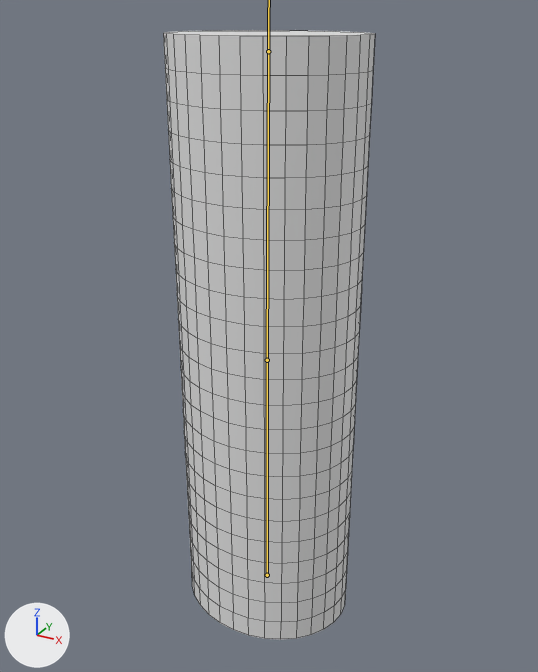
What one commit did to the FBX model OpenGL/res/object/cylinder/anim_cylinder2.fbx.
Before and after are seen from a 50 mm camera at (3.56, -6.45, 3.45) aimed at (-0.02, 0.06, 0.19). The lights are fixed; the arrows at lower left show +X, +Y and +Z. The bones that bend it are drawn over the model as lines. Mesh edges are drawn as thin lines.
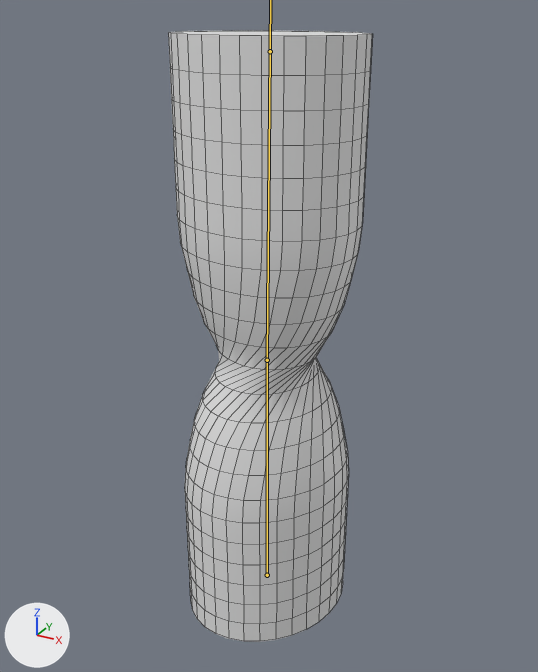
The newer file adds an action. The first version stands in its rest pose; the second is drawn at frame 46 of the action 'Armature|Armature|Armature|ArmatureAction|Armature|ArmatureAction'.

The change in detail:
Bone 'LowArm' (bone_lowarm) turns from (0, 0, 0) to (0, -118, 0) degrees about its own x, y and z.
Bone 'UpperArm' (bone_upperarm) turns from (0, 0, 0) to (-4, 105, -3) degrees about its own x, y and z.

What differs and where, as boxes (x1, y1, x2, y2) in the pictures (538 x 672 px):
'Cylinder', posed
    before: (163, 30, 375, 640)
    after: (168, 31, 372, 642)
bone 'UpperArm', root to tip
    before: (267, 360) to (268, 51)
    after: (267, 360) to (270, 51)
